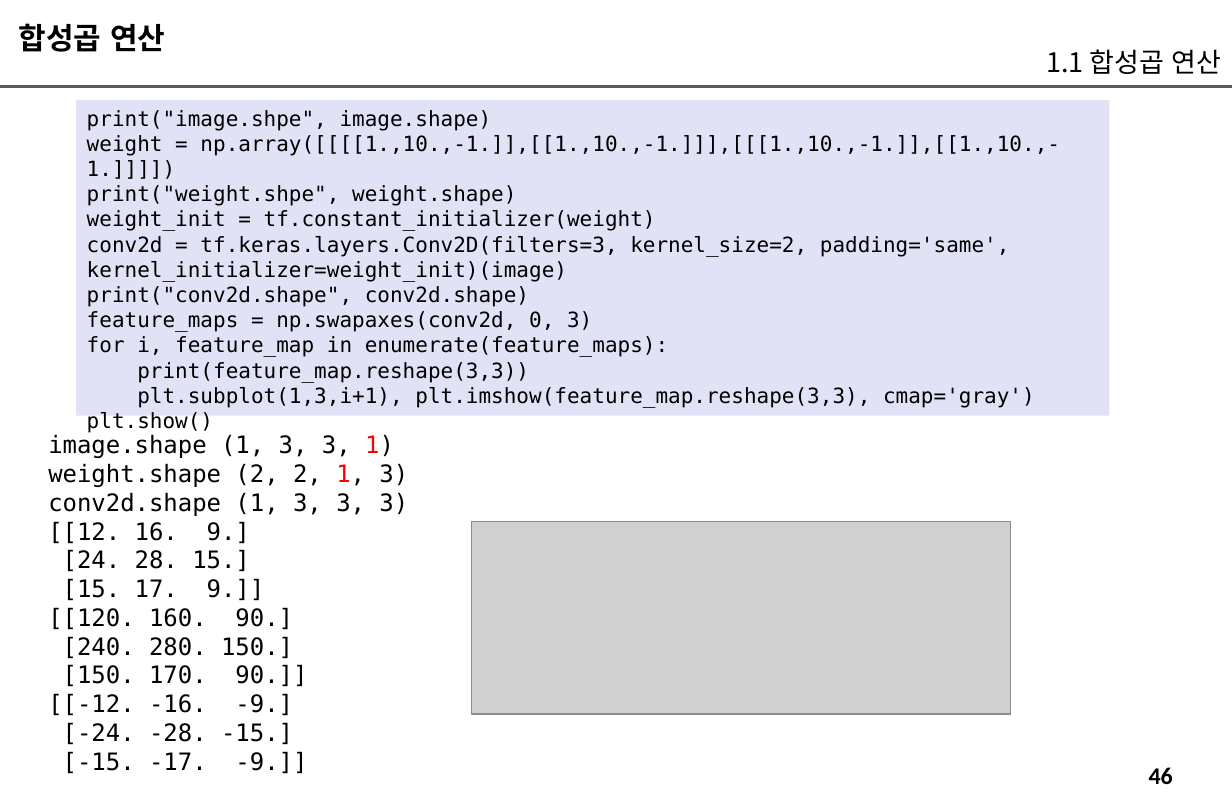
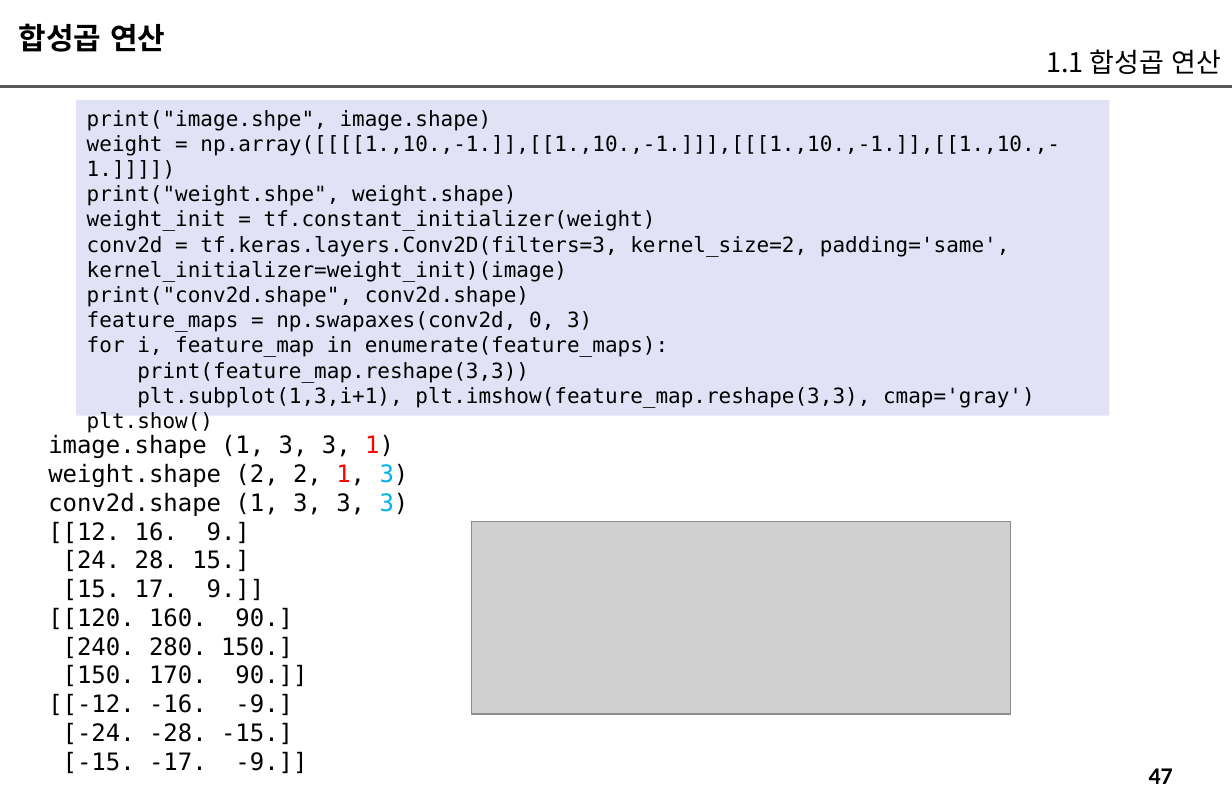
Before and after one commit to imguru-mooc/AI_CNN, a slide deck: slide 47 of 교재_판서_1.pptx (slide 46 before the commit). Drawn at 1232x809 pixels with LibreOffice and Linux fonts; fonts in the diff are those of the drawing; grey boxes stand for pictures. Boxes give left, top, right and bottom in pixels: in the first picture for what was removed or moved away, otherwise in the second. Text is boxed around its words. In the diff, an @@ line names an element or a change of style, - is before the commit and + after.

```diff
--- a/교재_판서_1.pptx
+++ b/교재_판서_1.pptx
@@ text at <box>48,463,409,516</box>: text colour #000000 to #00B0F0 in "3)", "3)" @@
@@ page number at <box>1149,768,1173,784</box>: text changed @@
-46
+47
```
Also in this commit, not shown: 24 other slides changed, 2 slides added.
